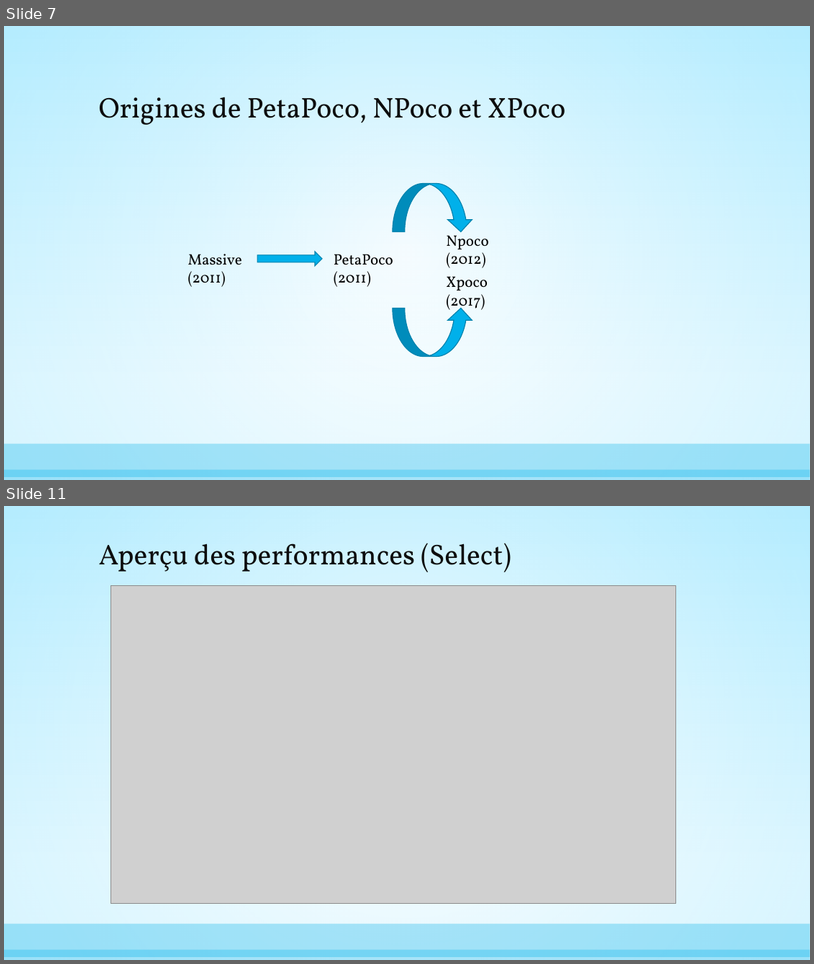
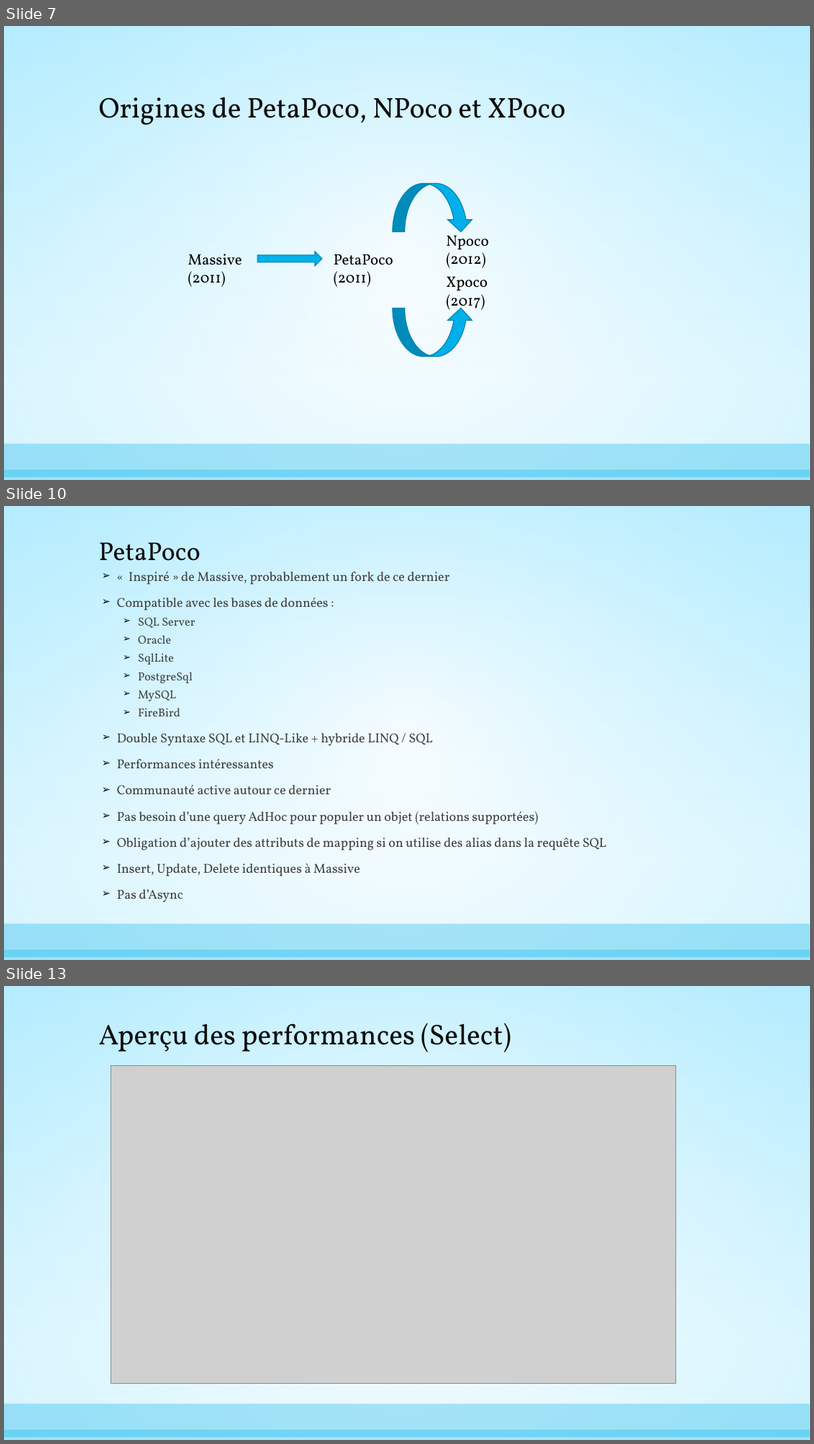
Before and after one commit to AnthonyGiretti/MicroOrmDemo.net, a slide deck: Items/Les Micro Orm, alternatives à Entity Framework.pptx. Shown one above the other, each under a label of ours: slides 7 and 11 before the commit, slides 7, 10 and 13 after it; the slides between them are not shown. The pictures are 814x964 and 814x1444 pixels, drawn with LibreOffice and Linux fonts; fonts in the diff are those of the drawing; grey boxes stand for pictures. Boxes give left, top, right and bottom in pixels: in the first picture for what was removed or moved away, otherwise in the second. Text is boxed around its words. In the diff, an @@ line names an element or a change of style, - is before the commit and + after.

```diff
--- a/Items/Les Micro Orm, alternatives à Entity Framework.pptx
+++ b/Items/Les Micro Orm, alternatives à Entity Framework.pptx
@@ slide 10 added at (4,506,810,960), background gradient #C8F1FF to #FFFFFF; not listed: 3 template elements that a slide beside it also shows @@
@@ title added at (99,542,201,572), 30.6 pt, text #0D0D0D @@
+PetaPoco
@@ text added at (117,572,607,902), 15.5 pt, text #404040 @@
+➢ « Inspiré » de Massive, probablement un fork de ce dernier
+➢ Compatible avec les bases de données :
+  ➢ SQL Server
+  ➢ Oracle
+  ➢ SqlLite
+  ➢ PostgreSql
+  ➢ MySQL
+  ➢ FireBird
+➢ Double Syntaxe SQL et LINQ-Like + hybride LINQ / SQL
+➢ Performances intéressantes
+➢ Communauté active autour ce dernier
+➢ Pas besoin d’une query AdHoc pour populer un objet (relations supportées)
+➢ Obligation d’ajouter des attributs de mapping si on utilise des alias dans la requête SQL
+➢ Insert, Update, Delete identiques à Massive
+➢ Pas d’Async
@@ what was slide 11 is now slide 13 @@
```
Also in this commit, not shown: 3 slides changed, 1 other slide added.
